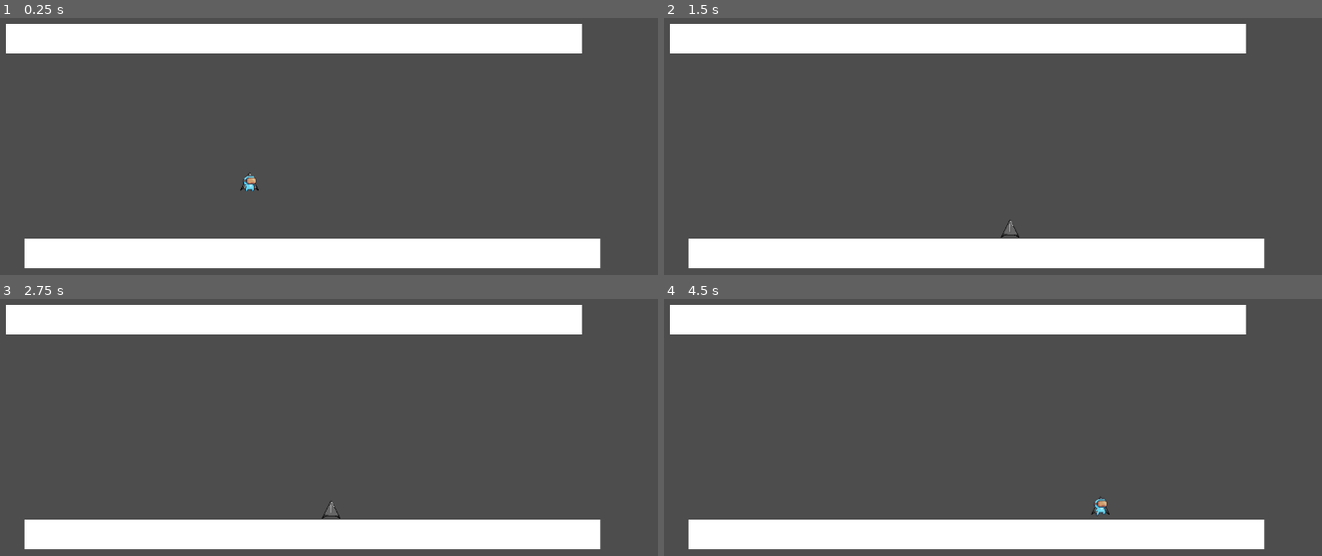
Above: before the commit, frames 1-4 (two rows, left to right).
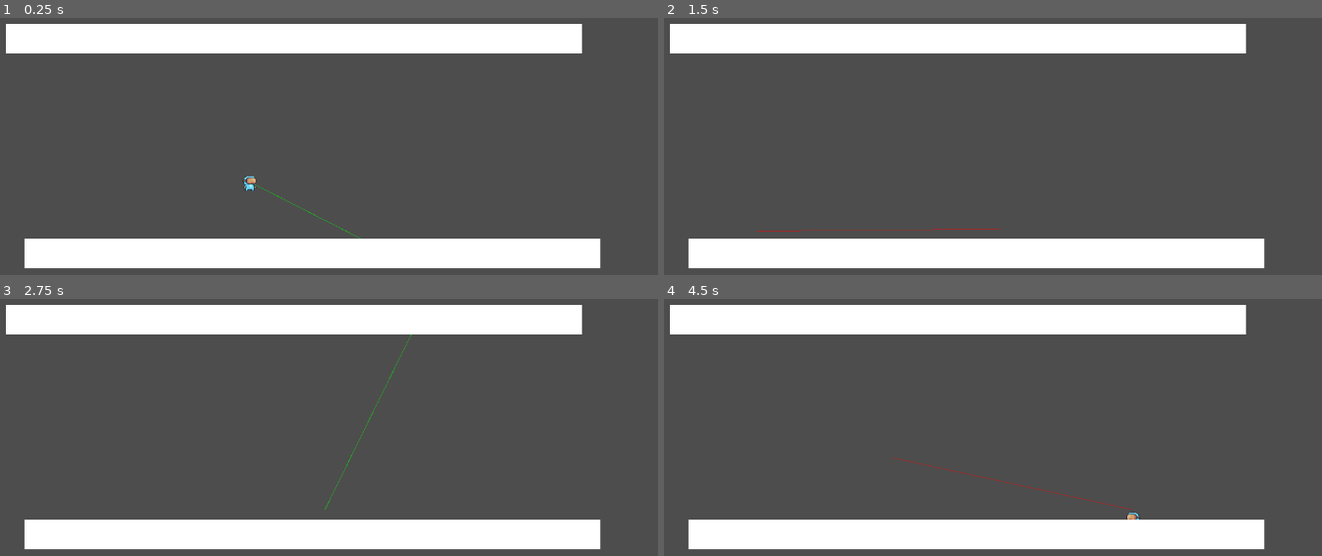
Above: after the commit, the same moments.

Repository: tmoss0/Project-Plant
Game: Godot game, scene res://scenes/levels/level_1/level_1.tscn
Same seed, same stepped clock (60 frames per second), same inputs: the game is played once before the commit and once after it.
Inputs (mouse positions are in pixels of both pictures, inside the frame that each line leads up to):
- Up to frame 1 (0.25 s): no input
- Up to frame 2 (1.5 s): move the mouse to (1144, 185) at 0.52 s; hold C (burrow) 0.53-1.28 s; hold D (move_right) from 0.53 s (still down); tap Space (jump) at 0.77 s; click (1144, 185) at 0.8 s; tap Enter at 1.25 s; move the mouse to (815, 231) at 1.27 s; click (815, 231) at 1.35 s
- Up to frame 3 (2.75 s): tap Space (jump) at 1.52 s; tap C (burrow) at 1.55 s; move the mouse to (381, 391) at 2.02 s; release D (move_right) at 2.03 s; hold A (move_left) from 2.03 s (still down); hold C (burrow) from 2.03 s (still down); click (381, 391) at 2.3 s
- Up to frame 4 (4.5 s): move the mouse to (outside the picture) at 2.77 s; release A (move_left) at 2.78 s; release C (burrow) at 2.78 s; hold D (move_right) 2.78-4.28 s; click (outside the picture) at 2.85 s; tap Space (jump) at 3.02, 3.77, 4.25 s; tap C (burrow) at 3.05 s; move the mouse to (1203, 555) at 3.52 s; hold C (burrow) 3.53-4.28 s; click (1203, 555) at 3.8 s; move the mouse to (736, 422) at 4.27 s; hold A (move_left) from 4.28 s (still down); click (736, 422) at 4.35 s

The runs differ from the first frame. In frame 1, less than 0.1% of the frame differs, in the area x 36-55%, y 60-86%; in frame 2, 0.2%; in frame 3, 0.2%; in frame 4, 0.3%, in the area x 34-73%, y 61-86%.
Error before the commit: Parse Error: Could not find type "PlayerConfig" in the current scope. (res://scripts/player/state_managers/grappling_hook_manager.gd:8)

Commit message:
Refactor Grappling Hook code

Diff:
--- a/scenes/characters/player.tscn
+++ b/scenes/characters/player.tscn
@@ -125,7 +125,6 @@
 
 [node name="GrapplingHook" type="Node2D" parent="."]
 script = ExtResource("2_rwc6h")
-HOOK_TRAVEL_SPEED = 800.0
 
 [node name="GrappleRaycast" type="RayCast2D" parent="GrapplingHook"]
 collision_mask = 6
--- a/scenes/levels/level_1/level_1.tscn
+++ b/scenes/levels/level_1/level_1.tscn
@@ -14,6 +14,7 @@
 
 [node name="Player" parent="." instance=ExtResource("1_8dtx3")]
 position = Vector2(548, 284)
+speed = 300.0
 
 [node name="Platform" type="StaticBody2D" parent="."]
 position = Vector2(-3, -274)
--- a/scripts/player/player.gd
+++ b/scripts/player/player.gd
@@ -6,4 +6,4 @@
 
 @onready var sprite = $AnimatedSprite2D
 @onready var coyote_timer = $CoyoteTimer
-@onready var grappling_hook = $GrapplingHook  # Now references GrapplingHookManager
+@onready var grappling_hook = $GrapplingHook
--- a/scripts/player/state_machine/player_state.gd
+++ b/scripts/player/state_machine/player_state.gd
@@ -20,4 +20,4 @@
 	await owner.ready
 	player = owner as Player
 	assert(player != null, "The PlayerState state type must be used only in the
-	player scene It needs the owner to be a Player node")
+	player scene. It needs the owner to be a Player node")
--- a/scripts/player/state_machine/state.gd
+++ b/scripts/player/state_machine/state.gd
@@ -1,6 +1,7 @@
-## Base class for all the player states
+## Base state class for all the player states
 class_name State extends Node
 
+# warning-ignore:unused_signal
 signal finished(_next_state_path: String, _data: Dictionary)
 
 ## Called by state machine when receiving unhandled input events
--- a/scripts/player/state_machine/states/grappled.gd
+++ b/scripts/player/state_machine/states/grappled.gd
@@ -3,11 +3,11 @@
 func enter(_previous_state_path: String, _data := {}) -> void:
 	print("Entered Grappled State")
 
-func physics_update(delta: float) -> void:
+func physics_update(_delta: float) -> void:
 	# The GrapplingHookManager now handles movement and input internally
 	if player.grappling_hook.is_hook_attached():
-		# Manager handles pulling the player and auto-release
-		pass
+		# Manager sets the velocity, we handle the movement
+		player.move_and_slide()
 	else:
 		# Grapple has been released, transition to falling
 		finished.emit(FALLING)
--- a/scripts/player/state_machine/states/grappling.gd
+++ b/scripts/player/state_machine/states/grappling.gd
@@ -4,12 +4,12 @@
 	print("Entered Grappling State")
 	player.grappling_hook.shoot_grapple()
 
-func physics_update(delta: float) -> void:
+func physics_update(_delta: float) -> void:
 	# The GrapplingHookManager now handles all updates internally
-	if player.grappling_hook.is_hook_traveling():
+	if player.grappling_hook.is_traveling():
 		# Hook is traveling - manager handles the movement
 		pass
-	elif player.grappling_hook.is_hook_attached():
+	elif player.grappling_hook.is_attached():
 		finished.emit(GRAPPLED)
 	else:
 		finished.emit(FALLING)
--- a/scripts/player/state_managers/grappling_hook_manager.gd
+++ b/scripts/player/state_managers/grappling_hook_manager.gd
@@ -4,13 +4,11 @@
 signal grapple_attached
 signal grapple_released
 
-# Configuration
-var config: PlayerConfig
-
 # Grappling hook settings
 @export var max_grapple_distance := 400.0
-@export var hook_travel_speed := 400.0
+@export var hook_travel_speed := 800.0
 @export var pull_speed := 1000.0
+@export var collision_surface := "GRAPPLESURFACE"
 
 # State
 enum GrappleState { IDLE, TRAVELING, ATTACHED }
@@ -32,7 +30,6 @@
 @onready var player: CharacterBody2D = get_parent()
 
 func _ready() -> void:
-	config = PlayerConfig.new()
 	_setup_visuals()
 	_setup_collision_layers()
 
@@ -52,8 +49,10 @@
 		if layer_name:
 			collision_layers[layer_name.to_upper()] = 1 << (layer - 1)
 
-	raycast.collision_mask = collision_layers.get(config.collision_surface, 0)
+	# Use the scene's collision mask (6 = World + GrappleSurface layers)
+	# Don't override the collision_mask set in the scene
 	raycast.exclude_parent = true
+	raycast.collide_with_areas = true
 
 # Handle input for releasing grapple
 func _process(_delta: float) -> void:
@@ -70,12 +69,26 @@
 		aim_line.visible = false
 		return
 
-	var target_data = _get_target_data()
-	var raycast_result = _perform_raycast(target_data.direction, target_data.distance)
-
-	aim_line.points = PackedVector2Array([Vector2.ZERO, to_local(raycast_result.point)])
-	aim_line.default_color = Color.GREEN if raycast_result.hit else Color.RED
-	aim_line.default_color.a = 0.5
+	# Calculate direction to mouse
+	var mouse_pos = get_global_mouse_position()
+	var direction = (mouse_pos - global_position).normalized()
+
+	# Perform raycast
+	raycast.global_position = global_position
+	raycast.target_position = direction * max_grapple_distance
+	raycast.force_raycast_update()
+
+	var hit = raycast.is_colliding()
+
+	# If raycast hits a valid surface, show green line; otherwise red
+	if hit and _is_valid_surface(raycast.get_collider()):
+		aim_line.points = PackedVector2Array([Vector2.ZERO, to_local(raycast.get_collision_point())])
+		aim_line.default_color = Color(0, 1, 0, 0.5)  # Green
+	else:
+		# Show red line to max distance
+		aim_line.points = PackedVector2Array([Vector2.ZERO, direction * max_grapple_distance])
+		aim_line.default_color = Color(1, 0, 0, 0.5)  # Red
+
 	aim_line.visible = true
 
 func _update_current_state(delta: float) -> void:
@@ -89,7 +102,8 @@
 	var direction = (grapple_point - hook_position).normalized()
 	var next_position = hook_position + direction * hook_travel_speed * delta
 
-	if _has_reached_target(next_position):
+	# Check if hook has reached the grapple point (matching original logic)
+	if next_position.distance_to(global_position) >= max_grapple_distance or next_position.distance_to(grapple_point) <= hook_travel_speed * delta:
 		_attach_hook()
 	else:
 		hook_position += direction * hook_travel_speed * delta
@@ -101,21 +115,48 @@
 
 	hook_sprite.global_position = grapple_point
 
+	print("DEBUG: Grappled - distance: ", distance, " velocity: ", to_grapple.normalized() * pull_speed)
+
 	if distance > 20.0:
 		player.velocity = to_grapple.normalized() * pull_speed
-	else:
+		# State machine will handle move_and_slide()
+	else:
+		print("DEBUG: Reached target, releasing grapple")
 		player.velocity = Vector2.ZERO
 		release_grapple()
 
 func shoot_grapple() -> void:
+	print("DEBUG: Attempting to shoot grapple, current_state: ", current_state)
+
 	if current_state != GrappleState.IDLE:
+		print("DEBUG: Cannot shoot - not in IDLE state")
 		return
 
-	var target_data = _get_target_data()
-	var raycast_result = _perform_raycast(target_data.direction, target_data.distance)
-
-	if raycast_result.hit and _is_valid_surface(raycast.get_collider()):
-		_start_grapple(raycast_result.point)
+	# Get direction and distance to mouse (with raycast like original)
+	var mouse_pos = get_global_mouse_position()
+	var direction = (mouse_pos - global_position).normalized()
+
+	# Perform raycast to find valid target
+	raycast.global_position = global_position
+	raycast.target_position = direction * max_grapple_distance
+	raycast.force_raycast_update()
+
+	var hit = raycast.is_colliding()
+	print("DEBUG: Raycast hit: ", hit)
+
+	if hit:
+		var hit_collider = raycast.get_collider()
+		print("DEBUG: Hit collider: ", hit_collider)
+		print("DEBUG: Valid surface: ", _is_valid_surface(hit_collider))
+
+		if _is_valid_surface(hit_collider):
+			var grapple_target = raycast.get_collision_point()
+			print("DEBUG: Starting grapple to point: ", grapple_target)
+			_start_grapple(grapple_target)
+		else:
+			print("DEBUG: Invalid surface")
+	else:
+		print("DEBUG: No collision detected")
 
 func release_grapple() -> void:
 	current_state = GrappleState.IDLE
@@ -127,6 +168,7 @@
 	grapple_released.emit()
 
 func _start_grapple(point: Vector2) -> void:
+	print("DEBUG: Starting grapple - point: ", point, " hook_position: ", global_position)
 	grapple_point = point
 	hook_position = global_position
 	current_state = GrappleState.TRAVELING
@@ -135,34 +177,18 @@
 	grapple_started.emit()
 
 func _attach_hook() -> void:
+	print("DEBUG: Hook attached at: ", grapple_point)
 	hook_position = grapple_point
 	current_state = GrappleState.ATTACHED
 	rope_length = player.global_position.distance_to(grapple_point)
 	grapple_attached.emit()
 
-func _get_target_data() -> Dictionary:
-	var mouse_pos = get_global_mouse_position()
-	var direction = (mouse_pos - global_position).normalized()
-	var distance = min(global_position.distance_to(mouse_pos), max_grapple_distance)
-
-	return { "direction": direction, "distance": distance }
-
-func _perform_raycast(direction: Vector2, distance: float) -> Dictionary:
-	raycast.global_position = global_position
-	raycast.target_position = direction * distance
-	raycast.force_raycast_update()
-
-	var hit = raycast.is_colliding()
-	var point = raycast.get_collision_point() if hit else global_position + direction * distance
-
-	return { "hit": hit, "point": point }
-
 func _is_valid_surface(collider) -> bool:
-	return collider.collision_layer & collision_layers[config.collision_surface] != 0
-
-func _has_reached_target(next_position: Vector2) -> bool:
-	return (next_position.distance_to(global_position) >= max_grapple_distance or
-			next_position.distance_to(grapple_point) <= hook_travel_speed * 0.016)
+	# Check if collider is on World (layer 2) or GrappleSurface (layer 3)
+	# collision_mask = 6 means we detect layers 2 and 3
+	var world_layer = collision_layers.get("WORLD", 2)  # Layer 2
+	var grapple_layer = collision_layers.get("GRAPPLESURFACE", 4)  # Layer 3
+	return (collider.collision_layer & world_layer) != 0 or (collider.collision_layer & grapple_layer) != 0
 
 func _update_rope_visual() -> void:
 	if current_state in [GrappleState.TRAVELING, GrappleState.ATTACHED]:
Not shown: 1 places in scenes/characters/player.tscn that only renumber resources
Not shown, added: scripts/player/state_managers/grappling_hook_manager.gd.uid
